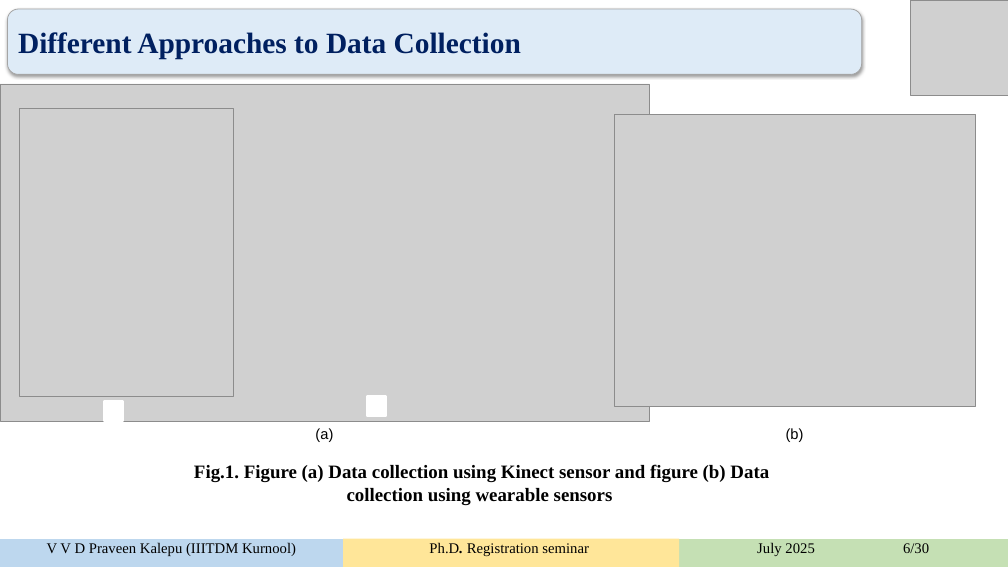
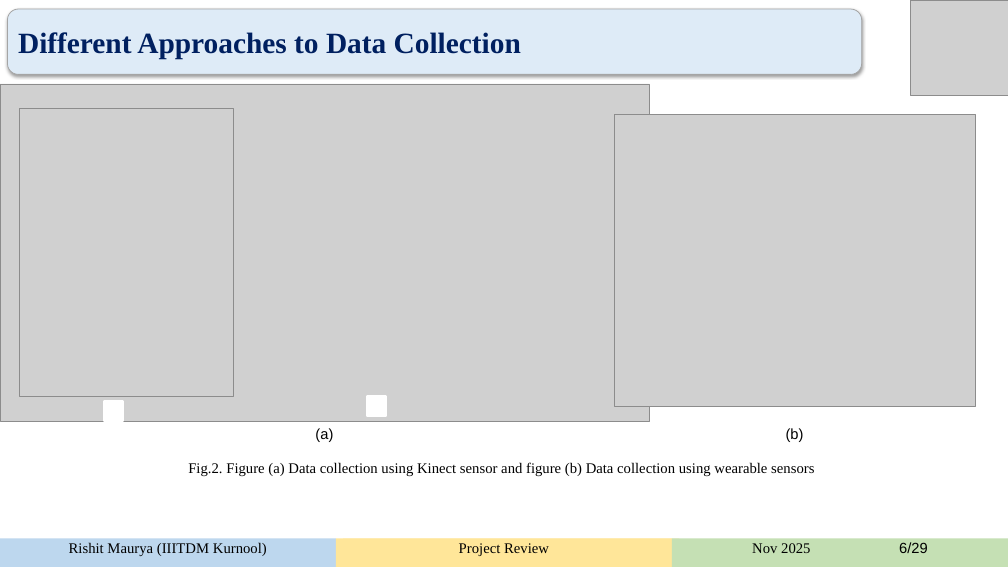
Before and after one commit to rishitmaurya/Human-Activity-Recognition, a slide deck: slide 6 of HAR_rishit.pptx. Drawn at 1008x567 pixels with LibreOffice and Linux fonts; fonts in the diff are those of the drawing; grey boxes stand for pictures. Boxes give left, top, right and bottom in pixels: in the first picture for what was removed or moved away, otherwise in the second. Text is boxed around its words. In the diff, an @@ line names an element or a change of style, - is before the commit and + after.

```diff
--- a/HAR_rishit.pptx
+++ b/HAR_rishit.pptx
@@ text at (188, 462, 814, 476): text changed; size 18 to 14 pt; bold off @@
-Fig.1. Figure (a) Data collection using Kinect sensor and figure (b) Data collection using wearable sensors
+Fig.2. Figure (a) Data collection using Kinect sensor and figure (b) Data collection using wearable sensors
@@ freeform shape added at (0, 538, 336, 567), fill #BDD7EE, 14 pt, text #000000 @@
+Rishit Maurya (IIITDM Kurnool)
@@ freeform shape added at (336, 538, 671, 567), fill #FFE699, 14 pt, text #000000 @@
+Project Review
@@ freeform shape added at (672, 538, 1008, 567), fill #C5E0B4, 14 pt, text #000000 @@
+Nov 2025 6/29
```
Also in this commit, not shown: 27 other slides changed.
